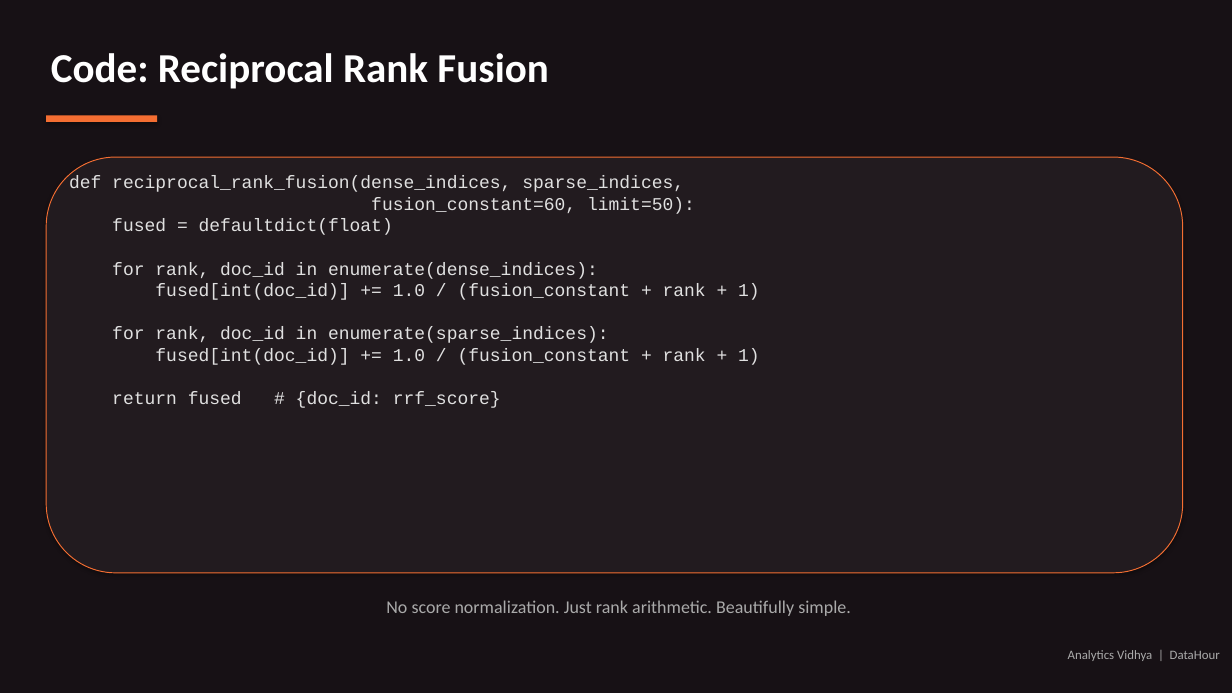
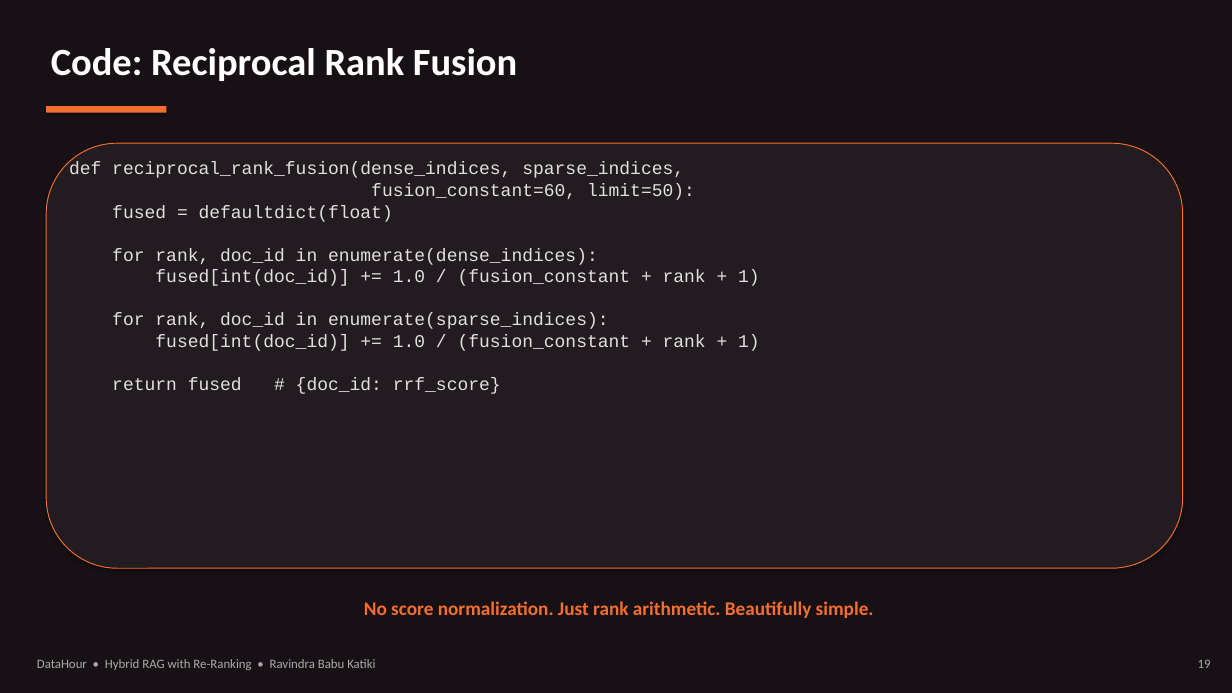
Before and after one commit to sunrise197605/Datahour_HybridRAG, a slide deck: slide 19 of DataHour_HybridRAG.pptx (slide 13 before the commit). Drawn at 1232x693 pixels with LibreOffice and Linux fonts; fonts in the diff are those of the drawing. Boxes give left, top, right and bottom in pixels: in the first picture for what was removed or moved away, otherwise in the second. Text is boxed around its words. In the diff, an @@ line names an element or a change of style, - is before the commit and + after.

Commit message:
Add class docstrings, self-contained demo notebook, and updated deck
Narrative 100-word docstrings on critical classes (HybridRAG,
DenseIndex, BM25Index, CrossEncoderReranker, LLMGenerator,
MistralChat) and key functions (reciprocal_rank_fusion,
build_prompt, CSFS/MRR/HitRate metrics). Ship a self-contained
Plan B notebook with both clean and pre-executed variants, and
the revised DataHour deck with Analytics Vidhya title art and
Vriksha logo.

```diff
--- a/DataHour_HybridRAG.pptx
+++ b/DataHour_HybridRAG.pptx
@@ text "Code: Reciprocal Rank Fusion" at [51, 48, 517, 81]: size 32 to 30 pt @@
@@ rectangle: place and size @@
-rectangle at [46, 116, 157, 122]
+rectangle at [46, 106, 166, 113]
@@ rounded rectangle: place and size @@
-rounded rectangle at [46, 157, 1183, 573]
+rounded rectangle at [46, 143, 1183, 568]
@@ text "def reciprocal_rank_fusion(dense_indices, sparse_indices,": place and size @@
-text "def reciprocal_rank_fusion(dense_indices, sparse_indices," at [69, 176, 760, 408]
+text "def reciprocal_rank_fusion(dense_indices, sparse_indices," at [69, 162, 760, 394]
@@ text "No score normalization. Just rank ..." at [364, 601, 874, 618]: size 14 to 15 pt, text colour #AAAAAA to #F46E32, bold on @@
@@ text at [37, 659, 375, 670]: text changed @@
-Analytics Vidhya | DataHour
+DataHour • Hybrid RAG with Re-Ranking • Ravindra Babu Katiki
@@ text added at [1198, 659, 1211, 668], 10 pt, text #AAAAAA @@
+19
```
Also in this commit, not shown: 14 other slides changed, 16 slides added, 6 slides removed, 14 other files.
